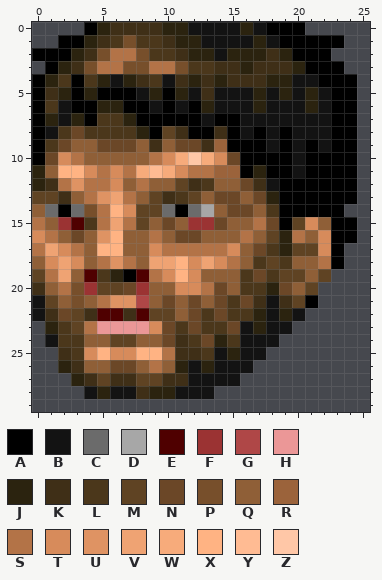
Two states of a pixel-art sprite, graphics/stftl10.png. The picture above is the old version.
The file is 26x30 pixels.
Palette (. is transparent): A #000000  B #131313  C #6b6b6b  D #a7a7a7  E #4f0000  F #9b3333  G #af4747  H #eb9797  J #2b230f  K #3f2f17  L #4b371b  M #5f4323  N #6b4727  P #774f2b  Q #8f5f37  R #9b633b  S #b37347  T #d78b5b  U #df9363  V #efa373  W #f7ab7b  X #ffb383  Y #ffbb93  Z #ffc7a7
After the commit:
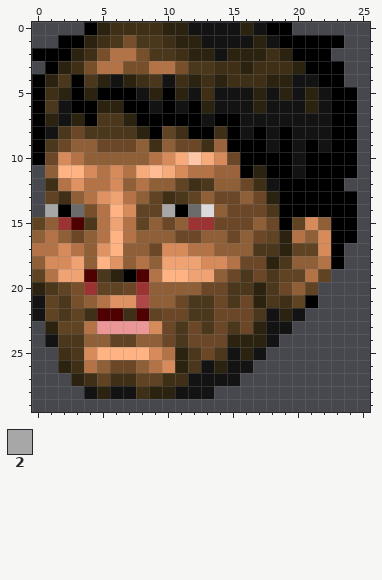
Colours new in this view: 2 #a7a7a7
From old to new:
colour D: #a7a7a7 -> #dbdbdb
Changed rows in their new state; - is a pixel that keeps its letter.
first column x 20:
 0 .
first column x 24:
 4 .
first column x 0:
11 .------------------------
12 .-----------------------.
13 .------------------------
14 .2--------2------N------A
15 M--------------NNQ-------
16 Q----S-S-Q-----NQN-------
17 -S---U---NTT--QQ-L-------
18 --TV-X-QSQ-VVT--NNJ------
19 ---V------X-VV-N-----S---
20 JLM--------QQN-L-JL------
21 --L-------QNLL---JL------
22 -ML-------NNL--NNL-------
23 --M-----------NLN--------
24 -----------LN-NJJJ-------
25 ------XX-T-JLNLBJ--------
26 ----S-----T-LBJ----------
Changed places in both pictures, as pixel boxes (x1, y1, x2, y2):
erased: (292, 22, 305, 35)
erased: (344, 74, 357, 87)
changed: (32, 165, 318, 373)
changed: (344, 178, 357, 217)
